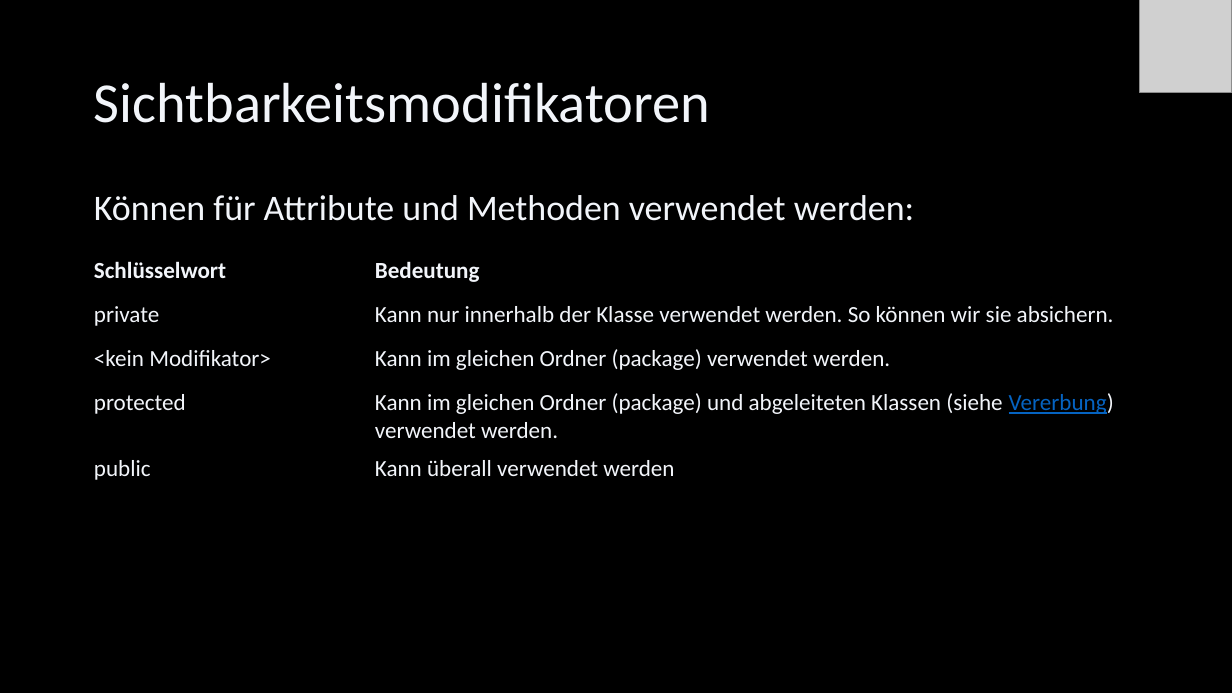
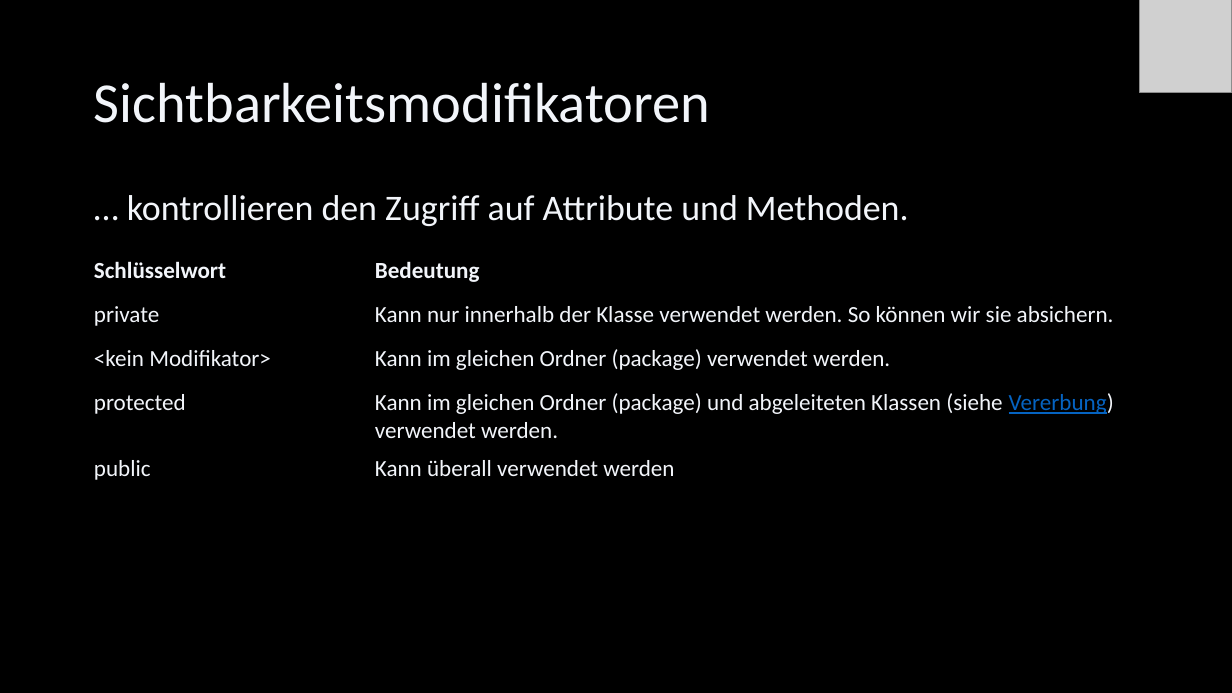
Before and after one commit to Cactusroot/Java, a slide deck: slide 39 of src/Java.pptx (slide 36 before the commit). Drawn at 1232x693 pixels with LibreOffice and Linux fonts; fonts in the diff are those of the drawing; grey boxes stand for pictures. Boxes give left, top, right and bottom in pixels: in the first picture for what was removed or moved away, otherwise in the second. Text is boxed around its words. In the diff, an @@ line names an element or a change of style, - is before the commit and + after.

```diff
--- a/src/Java.pptx
+++ b/src/Java.pptx
@@ text at [127,195,909,226]: text changed @@
-Können für Attribute und Methoden verwendet werden:
+… kontrollieren den Zugriff auf Attribute und Methoden.
```
Also in this commit, not shown: 19 other slides changed, 7 slides added, 2 other files.
